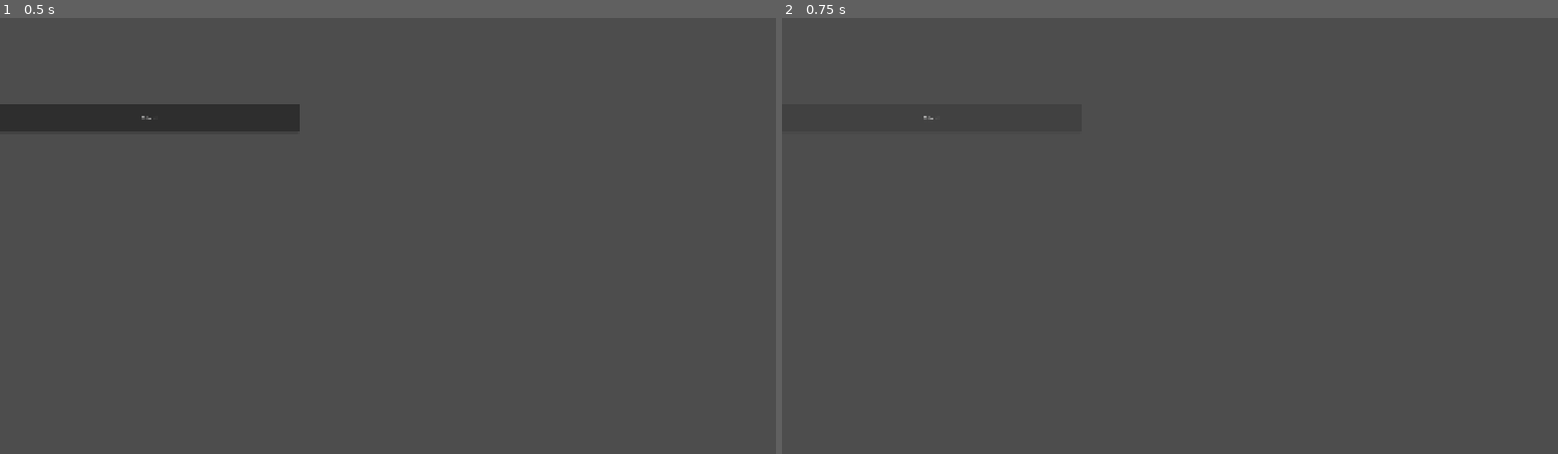
Above: before the commit, frames 1-2 (left to right).
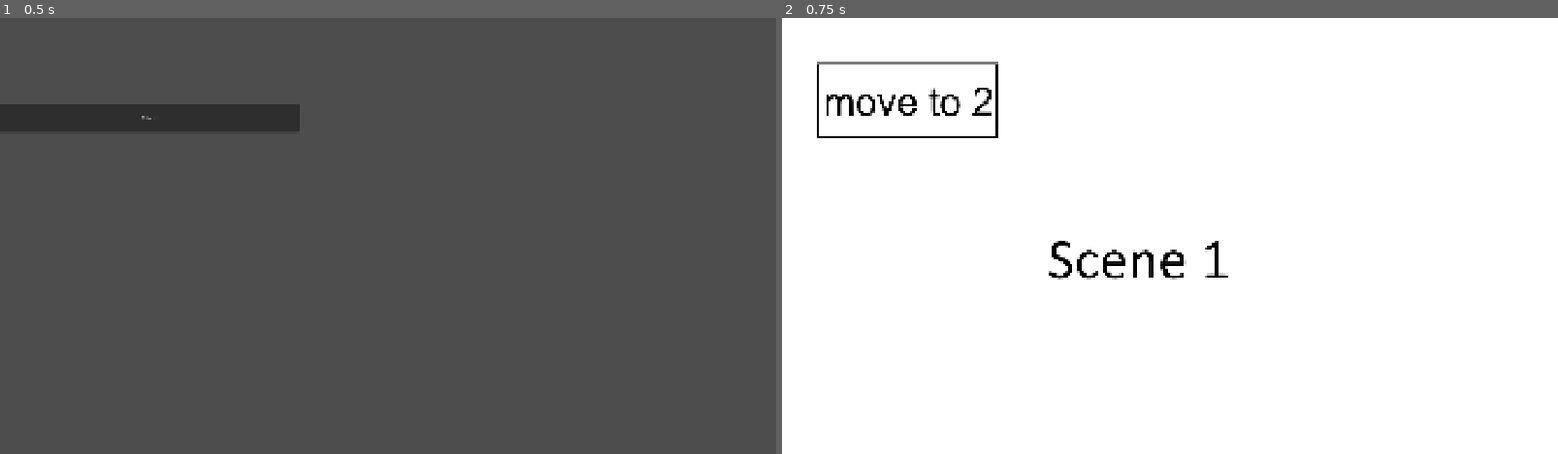
Above: after the commit, the same moments.

Repository: LuzrRoxx/undersurface-pnc
Game: Godot game, scene res://Scenes/StartMenu.tscn
Two runs of this game, one before a commit and one after it. Both use one fixed random seed, a clock stepped at 60 frames per second and the inputs below. The project has no main scene, so this scene is started directly. The engine's default icon, where the game draws it, is replaced by a stand-in: a white triangle on a blue panel in a dark square.
Inputs:
- Up to frame 1 (0.5 s): no input
- Up to frame 2 (0.75 s): click "Start" at 0.5 s

Frame 1 is identical in both runs. In frame 2, 100% of the frame differs, in the area x 0-100%, y 0-100%.

Commit message:
added a "start menu"

Diff:
--- a/Scenes/Asset Scenes/cameraPannable.tscn
+++ b/Scenes/Asset Scenes/cameraPannable.tscn
@@ -1,7 +1,6 @@
 [gd_scene format=3 uid="uid://dphrm6i55ghng"]
 
 [ext_resource type="Script" uid="uid://wkwlde0hsqle" path="res://Scenes/Asset Scenes/camera_pannable.gd" id="1_vbgi6"]
-[ext_resource type="Texture2D" uid="uid://jvpptel155o3" path="res://Scenes/Asset Scenes/crosshair.png" id="2_x402p"]
 [ext_resource type="PackedScene" uid="uid://mc8km7ngsulg" path="res://escMenu.tscn" id="3_b7gy3"]
 
 [sub_resource type="RectangleShape2D" id="RectangleShape2D_x402p"]
@@ -38,10 +37,6 @@
 scale = Vector2(4, 1)
 shape = SubResource("RectangleShape2D_vbgi6")
 
-[node name="Sprite2D" type="Sprite2D" parent="Camera2D" unique_id=1906930251]
-process_mode = 1
-texture = ExtResource("2_x402p")
-
 [node name="Control" parent="Camera2D" unique_id=1446918178 instance=ExtResource("3_b7gy3")]
 anchors_preset = 0
 anchor_right = 0.0
--- a/Scenes/StartMenu.tscn
+++ b/Scenes/StartMenu.tscn
@@ -1,4 +1,6 @@
 [gd_scene format=3 uid="uid://c36fwg12iauk5"]
+
+[ext_resource type="Script" uid="uid://c5t12yk1u54bh" path="res://Scenes/startButton.gd" id="1_dvnd1"]
 
 [node name="Node2D" type="Node2D" unique_id=1883745856]
 
@@ -18,3 +20,6 @@
 offset_right = 740.0
 offset_bottom = 284.0
 text = "Start"
+script = ExtResource("1_dvnd1")
+
+[connection signal="pressed" from="Control/Button" to="Control/Button" method="_on_pressed"]
--- /dev/null
+++ b/Scenes/startButton.gd
@@ -0,0 +1,9 @@
+extends Button
+
+
+func _on_pressed() -> void:
+	pass # Replace with function body.
+
+func _process(delta):
+	if button_pressed:
+		get_tree().change_scene_to_file("res://Scenes/Scene1Debug.tscn")
Not shown, added: Scenes/startButton.gd.uid
